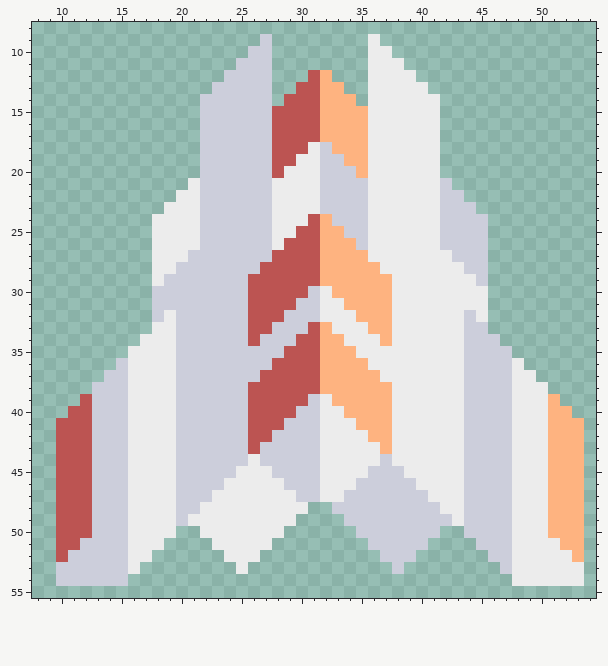
Pixel-art sprite, stored at core/assets-raw/sprites/blocks/defense/segment.png. That is the earlier state.
The file is 64x64 pixels. Shown: x 8..54, y 8..55.
New version:
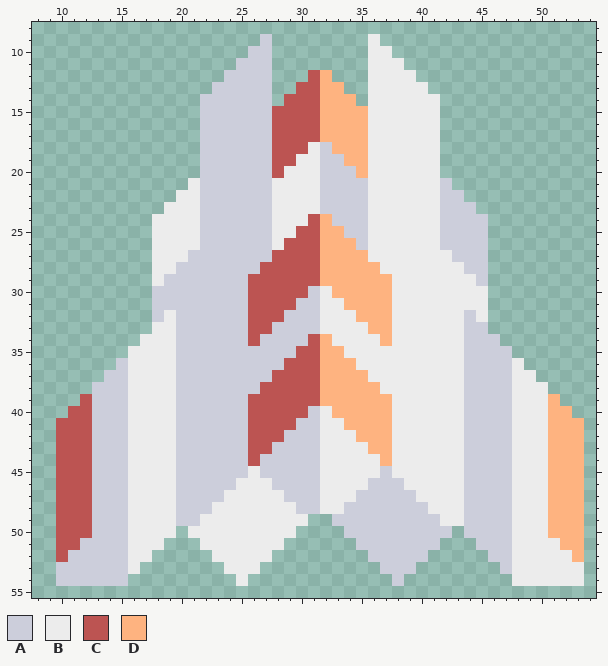
Palette (. is transparent): A #cccedb  B #ececec  C #bc5452  D #feb380
Diff:
@@ x 19..44 @@
 32 BAAAAAACCCAAABBBDDDBBBBBBA
-33 BAAAAAACCAAACDBBBDDBBBBBBA
-34 BAAAAAACAAACCDDBBBDBBBBBBA
-35 BAAAAAAAAACCCDDDBBBBBBBBBA
-36 BAAAAAAAACCCCDDDDBBBBBBBBA
-37 BAAAAAAACCCCCDDDDDBBBBBBBA
-38 BAAAAAACCCCCCDDDDDDBBBBBBA
-39 BAAAAAACCCCCABDDDDDBBBBBBA
-40 BAAAAAACCCCAABBDDDDBBBBBBA
-41 BAAAAAACCCAAABBBDDDBBBBBBA
-42 BAAAAAACCAAAABBBBDDBBBBBBA
-43 BAAAAAACAAAAABBBBBDBBBBBBA
-44 BAAAAAABAAAAABBBBBABBBBBBA
-45 BAAAAABBBAAAABBBBAAABBBBBA
-46 BAAAABBBBBAAABBBAAAAABBBBA
-47 BAAABBBBBBBAABBAAAAAAABBBA
-48 BAABBBBBBBBB..AAAAAAAAABBA
-49 BABBBBBBBBB....AAAAAAAAABA
-50 B..BBBBBBB......AAAAAAA..A
-51 ....BBBBB........AAAAA....
-52 .....BBB..........AAA.....
-53 ......B............A......
-54 ..........................
+33 BAAAAAACCAAAABBBBDDBBBBBBA
+34 BAAAAAACAAAACDBBBBDBBBBBBA
+35 BAAAAAAAAAACCDDBBBBBBBBBBA
+36 BAAAAAAAAACCCDDDBBBBBBBBBA
+37 BAAAAAAAACCCCDDDDBBBBBBBBA
+38 BAAAAAAACCCCCDDDDDBBBBBBBA
+39 BAAAAAACCCCCCDDDDDDBBBBBBA
+40 BAAAAAACCCCCABDDDDDBBBBBBA
+41 BAAAAAACCCCAABBDDDDBBBBBBA
+42 BAAAAAACCCAAABBBDDDBBBBBBA
+43 BAAAAAACCAAAABBBBDDBBBBBBA
+44 BAAAAAACAAAAABBBBBDBBBBBBA
+45 BAAAAAABAAAAABBBBBABBBBBBA
+46 BAAAAABBBAAAABBBBAAABBBBBA
+47 BAAAABBBBBAAABBBAAAAABBBBA
+48 BAAABBBBBBBAABBAAAAAAABBBA
+49 BAABBBBBBBBB..AAAAAAAAABBA
+50 B.BBBBBBBBB....AAAAAAAAA.A
+51 ...BBBBBBB......AAAAAAA...
+52 ....BBBBB........AAAAA....
+53 .....BBB..........AAA.....
+54 ......B............A......
 55 ..........................
Boxes around the changes in both pictures, in picture pixels (x1, y1, x2, y2):
changed: (188, 322, 452, 586)
